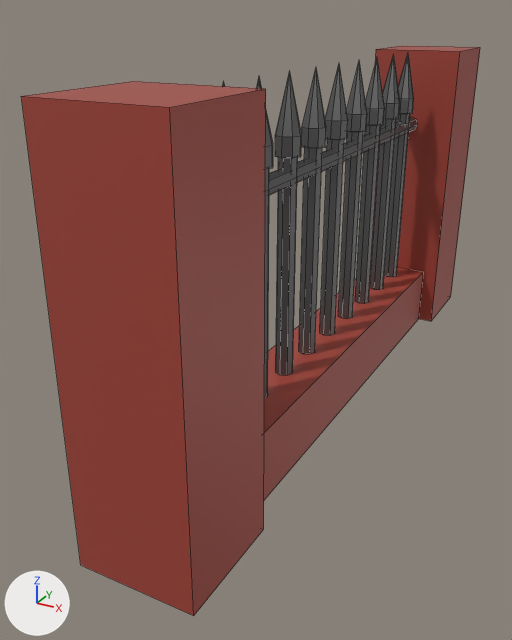
Two versions of the OBJ model Assets/Resources/Models/Walls/Fence.obj, one commit apart.
Both versions are drawn from a camera (50 mm lens) standing at (1.57, -3.78, 2.27) and looking at (-0.29, -0.4, 0.58). Every picture has the same lights, and +X, +Y and +Z are marked at lower left. Mesh edges are drawn as thin lines. Where no turn or scale is listed for an object, it has been applied to the vertices. Vertices at the same position are counted once.
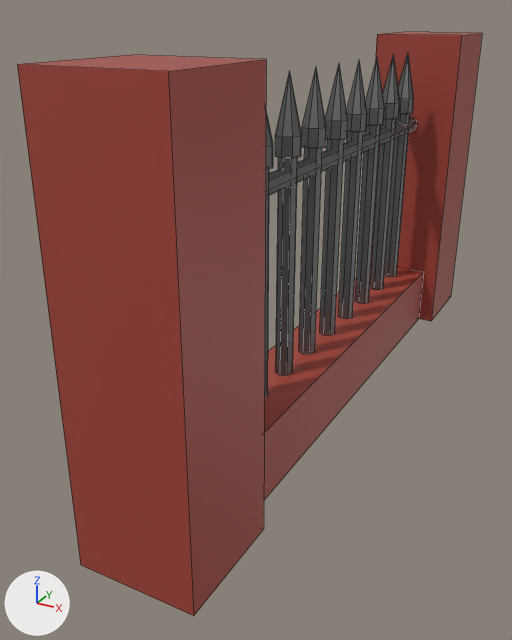
What changed in the scene script:
```text
Change me_cube_002:
    where me_cube_002.from_pydata(...)  # 24 vertices, 18 faces; spans x -0.3..0.3, y -2.0..2.0, z 0.0..2.0
    used by ob_cube_002; location = (0.0, 0.0, 0.0)
    me_cube_002 part 1: the loose piece of 8 vertices spanning x -0.2..0.2, y -1.4..1.4, z 0.0..0.4 is turned 90 degrees about the y axis through its middle
    me_cube_002 part 2
    me_cube_002.vertices[8].co: (-0.3, -2.0, 0.0) -> (0.3, -2.0, 2.1)  # pixel (80, 565) -> pixel (168, 71)
    me_cube_002.vertices[9].co: (-0.3, -2.0, 2.0) -> (-0.3, -2.0, 2.1)  # pixel (21, 96) -> pixel (17, 64)
    me_cube_002.vertices[10].co: (-0.3, -1.4, 0.0) -> (0.3, -2.0, 0.0)  # not seen -> pixel (193, 615)
    me_cube_002.vertices[11].co: (-0.3, -1.4, 2.0) -> (-0.3, -2.0, 0.0)  # pixel (133, 81) -> pixel (80, 565)
    me_cube_002.vertices[12].co: (0.3, -2.0, 0.0) -> (0.3, -1.4, 2.1)  # pixel (193, 615) -> pixel (266, 59)
    me_cube_002.vertices[13].co: (0.3, -2.0, 2.0) -> (-0.3, -1.4, 2.1)  # pixel (169, 107) -> pixel (131, 54)
    me_cube_002.vertices[15].co: (0.3, -1.4, 2.0) -> (-0.3, -1.4, 0.0)  # pixel (265, 88) -> not seen
    me_cube_002 part 3
    me_cube_002.vertices[16].co: (-0.3, 1.4, 0.0) -> (0.3, 1.4, 2.1)  # not seen -> pixel (461, 35)
    me_cube_002.vertices[17].co: (-0.3, 1.4, 2.0) -> (-0.3, 1.4, 2.1)  # pixel (376, 49) -> pixel (377, 34)
    me_cube_002.vertices[18].co: (-0.3, 2.0, 0.0) -> (0.3, 1.4, 0.0)  # not seen -> pixel (431, 321)
    me_cube_002.vertices[19].co: (-0.3, 2.0, 2.0) -> (-0.3, 1.4, 0.0)  # pixel (402, 45) -> not seen
    me_cube_002.vertices[20].co: (0.3, 1.4, 0.0) -> (0.3, 2.0, 2.1)  # pixel (431, 321) -> pixel (482, 33)
    me_cube_002.vertices[21].co: (0.3, 1.4, 2.0) -> (-0.3, 2.0, 2.1)  # pixel (460, 51) -> pixel (403, 31)
    me_cube_002.vertices[23].co: (0.3, 2.0, 2.0) -> (-0.3, 2.0, 0.0)  # pixel (480, 47) -> not seen
```

Location of each change, [x1, y1, x2, y2] in pixels of the pictures (512 x 640 px; the box of a moved part takes in the faces that stretch with it):
'Cube.002', reshaped: before [21, 46, 480, 616]; after [17, 32, 482, 616]
part 1 of me_cube_002, moved or reshaped: [264, 266, 423, 500] in both
part 2 of me_cube_002, moved or reshaped: before [21, 81, 266, 611]; after [17, 55, 266, 611]
part 3 of me_cube_002, moved or reshaped: before [371, 46, 480, 321]; after [371, 32, 482, 321]
